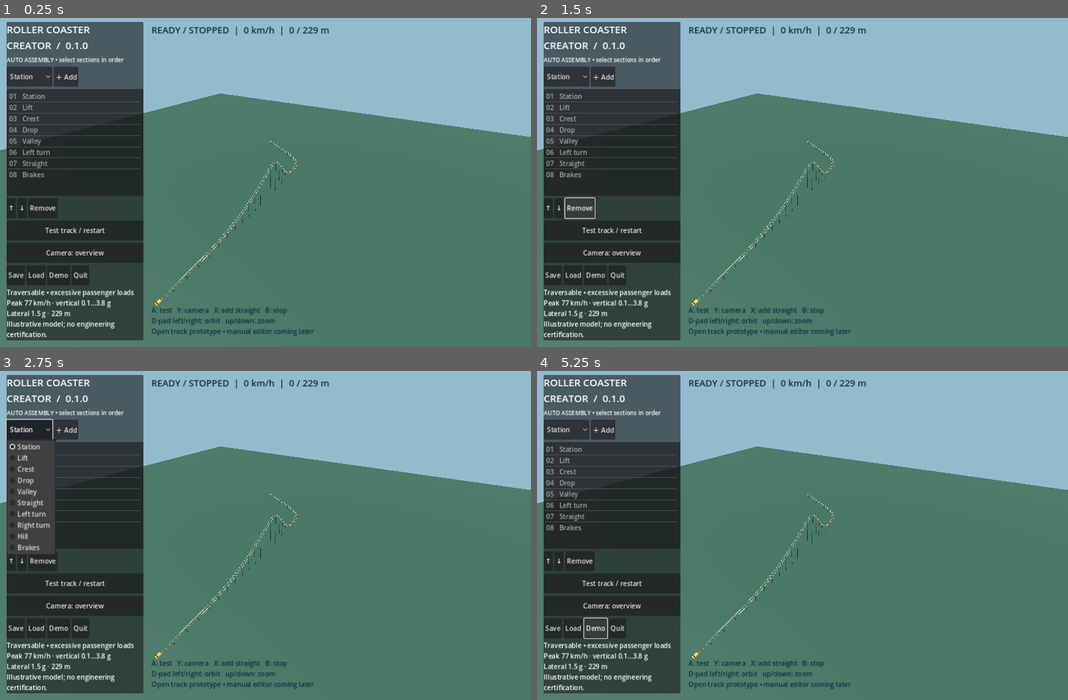
Above: before the commit, frames 1-4 (two rows, left to right).
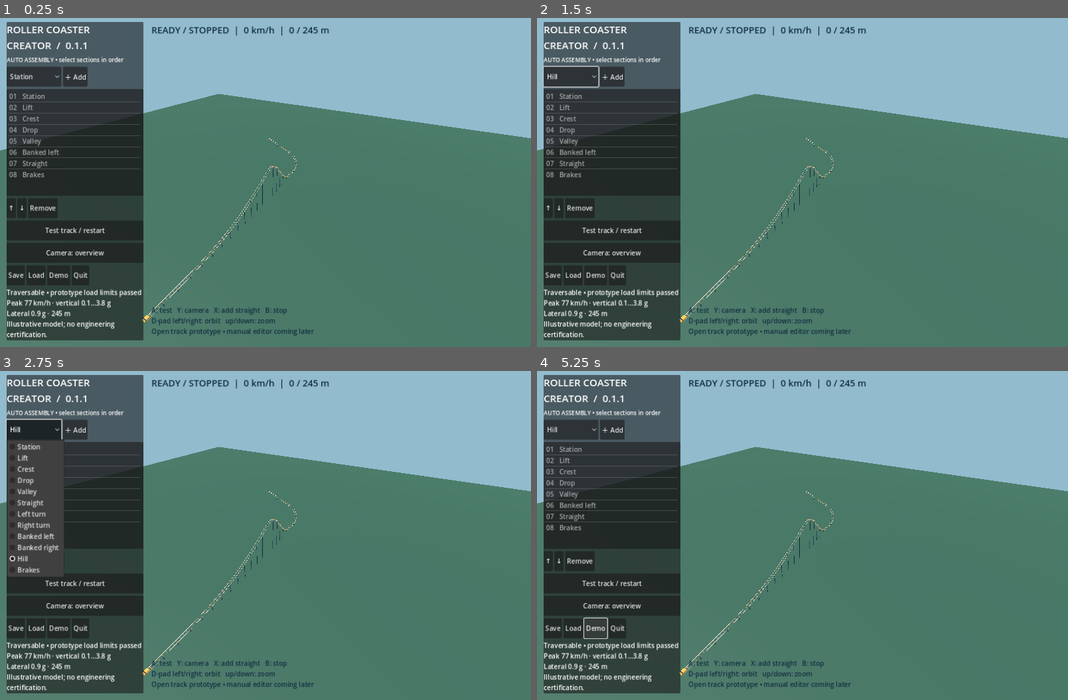
Above: after the commit, the same moments.

Repository: Trauts1970/roller-coaster-creator
Game: Godot game, scene res://scenes/main.tscn
Two runs of this game, one before a commit and one after it. Both use one fixed random seed, a clock stepped at 60 frames per second and the inputs below.
Inputs (mouse positions are in pixels of both pictures, inside the frame that each line leads up to):
- Up to frame 1 (0.25 s): no input
- Up to frame 2 (1.5 s): click "Station" at 0.5 s; click "Remove" at 1.25 s
- Up to frame 3 (2.75 s): click (31, 430) at 2 s, where only the run after the commit has a clickable "Hill"
- Up to frame 4 (5.25 s): click "Load" at 2.75 s; click "Remove" at 3.5 s; click "Load" at 4.25 s; click "Demo" at 5 s

The runs differ from the first frame. In frame 1, 1.0% of the frame differs, in the area x 0-100%, y 2-93%; in frame 2, 1.2%; in frame 3, 2.0%; in frame 4, 1.0%.

Commit message:
Add banked turns, safer demo and tested Steam Deck updater [skip ci]

Diff:
--- a/project.godot
+++ b/project.godot
@@ -1,7 +1,7 @@
 config_version=5
 [application]
 config/name="Roller Coaster Creator"
-config/version="0.1.0"
+config/version="0.1.1"
 run/main_scene="res://scenes/main.tscn"
 [display]
 window/size/viewport_width=1280
--- a/scripts/main.gd
+++ b/scripts/main.gd
@@ -79,7 +79,7 @@
  v.add_theme_constant_override("separation", 6)
  panel.add_child(v)
  var title := Label.new()
- title.text = "ROLLER COASTER\nCREATOR  /  0.1.0"
+ title.text = "ROLLER COASTER\nCREATOR  /  0.1.1"
  title.add_theme_font_size_override("font_size",24)
  v.add_child(title)
  var hint := Label.new()
@@ -152,9 +152,10 @@
   center += p
   if i > 0:
    var prev: Vector3 = samples[i-1].p
-   var right: Vector3 = samples[i].t.cross(Vector3.UP).normalized()*0.8
-   beam(prev-right,p-right,0.12,Color("e5edf0"))
-   beam(prev+right,p+right,0.12,Color("e5edf0"))
+   var right: Vector3 = samples[i].t.cross(Vector3.UP).normalized().rotated(samples[i].t, samples[i].get("bank", 0.0))*0.8
+   var previous_right: Vector3 = samples[i-1].t.cross(Vector3.UP).normalized().rotated(samples[i-1].t, samples[i-1].get("bank", 0.0))*0.8
+   beam(prev-previous_right,p-right,0.12,Color("e5edf0"))
+   beam(prev+previous_right,p+right,0.12,Color("e5edf0"))
    if i % 4 == 0: beam(p-right,p+right,0.16,Color("d98940"))
    if i % 16 == 0: beam(Vector3(p.x,0,p.z),p,0.24,Color("263e51"))
  if not samples.is_empty(): center /= samples.size()
@@ -170,10 +171,13 @@
  var b: Dictionary = samples[mini(index+1,samples.size()-1)]
  var u := clampf((distance-float(a.s))/maxf(0.001,float(b.s-a.s)),0,1)
  car.position = a.p.lerp(b.p,u)
- car.look_at(car.position+a.t,Vector3.UP)
+ var forward: Vector3 = a.t.lerp(b.t,u).normalized()
+ var bank := lerpf(float(a.get("bank",0.0)),float(b.get("bank",0.0)),u)
+ var up := forward.cross(Vector3.UP).normalized().cross(forward).normalized().rotated(forward,bank)
+ car.look_at(car.position+forward,up)
  if riding:
-  camera.position = car.position + Vector3.UP*1.35 + a.t*0.65
-  camera.look_at(camera.position+a.t*8,Vector3.UP)
+  camera.position = car.position + up*1.35 + forward*0.65
+  camera.look_at(camera.position+forward*8,up)
  else:
   camera.position = center + Vector3(sin(orbit)*zoom,zoom*0.65,cos(orbit)*zoom)
   camera.look_at(center,Vector3.UP)
--- a/scripts/track.gd
+++ b/scripts/track.gd
@@ -10,10 +10,12 @@
  "Straight": [18.0, 0.0, 0.0, false],
  "Left turn": [32.0, 0.0, -60.0, false],
  "Right turn": [32.0, 0.0, 60.0, false],
+ "Banked left": [48.0, 0.0, -60.0, false, -45.0],
+ "Banked right": [48.0, 0.0, 60.0, false, 45.0],
  "Hill": [20.0, 25.0, 0.0, false],
  "Brakes": [25.0, 0.0, 0.0, false]
 }
-const DEMO := ["Station", "Lift", "Crest", "Drop", "Valley", "Left turn", "Straight", "Brakes"]
+const DEMO := ["Station", "Lift", "Crest", "Drop", "Valley", "Banked left", "Straight", "Brakes"]
 
 static func build(sequence: Array) -> Array:
  var samples: Array = []
@@ -21,7 +23,7 @@
  var yaw := 0.0
  var pitch := 0.0
  var distance := 0.0
- samples.append({"p": p, "s": distance, "t": Vector3.FORWARD, "kind": "Station"})
+ samples.append({"p": p, "s": distance, "t": Vector3.FORWARD, "kind": "Station", "bank": 0.0})
  for kind in sequence:
   if not CATALOG.has(kind):
    return []
@@ -38,7 +40,9 @@
    var tangent := Vector3(sin(yaw) * cos(pitch), sin(pitch), -cos(yaw) * cos(pitch))
    p += tangent * ds
    distance += ds
-   samples.append({"p": p, "s": distance, "t": tangent, "kind": kind})
+   # Ease roll in/out so consecutive sections meet upright at their joints.
+   var bank := deg_to_rad(float(spec[4])) * pow(sin(PI*u), 0.5) if spec.size() > 4 else 0.0
+   samples.append({"p": p, "s": distance, "t": tangent, "kind": kind, "bank": bank})
  return samples
 
 static func analyze(samples: Array) -> Dictionary:
@@ -66,7 +70,9 @@
   result.duration += ds / maxf(speed, 0.1)
   var tangent: Vector3 = b.t
   var right := tangent.cross(Vector3.UP).normalized()
-  var up := right.cross(tangent).normalized()
+  var bank: float = b.get("bank", 0.0)
+  var up := right.cross(tangent).normalized().rotated(tangent, bank)
+  right = right.rotated(tangent, bank)
   var acceleration: Vector3 = (b.t - a.t) / ds * speed * speed
   var load := (acceleration + Vector3.UP * 9.81) / 9.81
   var vertical := load.dot(up)
--- a/tests/test_track.gd
+++ b/tests/test_track.gd
@@ -13,6 +13,14 @@
  var result := Track.analyze(demo)
  print("DEMO: ", result.outcome, " peak=", result.max_speed, " m/s")
  check(result.traversable,"Demo must reach endpoint")
+ check(result.safe,"Default demo must pass prototype load limits")
+ var banked := Track.build(["Station","Lift","Crest","Drop","Valley","Banked left"])
+ var unbanked := banked.duplicate(true)
+ for sample in unbanked: sample.bank = 0.0
+ check(Track.analyze(banked).max_lateral_g < Track.analyze(unbanked).max_lateral_g,"Banking reduces lateral loads on identical geometry")
+ check(absf(banked[-1].bank)<0.001,"Bank returns upright at section joint")
+ var opposite := Track.build(["Banked right"])
+ check(opposite[opposite.size()/2].bank > 0,"Right turn banks in opposite direction")
  check(result.speeds.size()==demo.size(),"Every reachable sample needs a speed")
  check(result.max_speed>10,"Gravity must accelerate cart")
  check(not Track.analyze(Track.build(["Hill","Hill","Hill"])).traversable,"Unpowered climb must stall")
--- /dev/null
+++ b/tools/export_notices.gd
@@ -0,0 +1,21 @@
+extends SceneTree
+
+func _initialize() -> void:
+    DirAccess.make_dir_recursive_absolute("res://build/linux")
+    var file := FileAccess.open("res://build/linux/THIRD_PARTY_NOTICES.txt",FileAccess.WRITE)
+    if file == null:
+        printerr("FAIL: cannot write third-party notices")
+        quit(1)
+        return
+    file.store_string("ROLLER COASTER CREATOR — GODOT ENGINE AND BUNDLED THIRD-PARTY NOTICES\n\n")
+    file.store_string(Engine.get_license_text() + "\n\n")
+    file.store_string("BUNDLED COMPONENT COPYRIGHT INFORMATION\n\n")
+    file.store_string(JSON.stringify(Engine.get_copyright_info(),"  ") + "\n\n")
+    var licenses := Engine.get_license_info()
+    var names := licenses.keys()
+    names.sort()
+    for name: String in names:
+        file.store_string("\n========== " + name + " ==========\n\n" + str(licenses[name]) + "\n")
+    file.close()
+    print("THIRD-PARTY NOTICES WRITTEN")
+    quit()
--- /dev/null
+++ b/tools/steamdeck.json
@@ -0,0 +1,8 @@
+{
+  "title": "Roller Coaster Creator",
+  "folder": "RollerCoasterCreator",
+  "binary": "RollerCoasterCreator.x86_64",
+  "launcher": "Launch-Roller-Coaster-Creator.sh",
+  "preset": "Linux",
+  "version": "0.1.1"
+}
Not shown, changed: export_presets.cfg
Not shown, added: docs/RESUMED-2026-10-16.md
Not shown, added: docs/UPDATER.md
Not shown, added: tools/package_steamdeck.py
Not shown, added: tools/updater/game_updater.py
Not shown, added: tools/updater/test_updater.py
